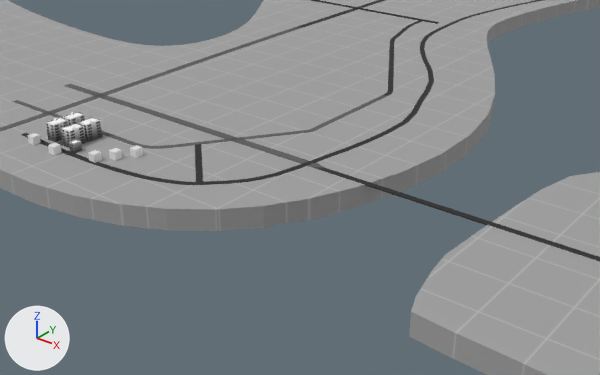
An edit to the Blender file .src/models/mapnew.blend, drawn before and after from the same camera.
One viewpoint serves both versions: a camera (50 mm lens) standing at (157.5, -114.9, 79.0) and looking at (61.2, 5.4, 4.4). Every picture has the same lights, and +X, +Y and +Z are marked at lower left.

Before the edit, the objects in view are built like this:
```python
me_apartmentbasic = bpy.data.meshes.new('ApartmentBasic')
me_apartmentbasic.from_pydata(...)  # 248 vertices, 182 faces; spans x -2.21..2.21, y -1.69..1.35, z 0.0..4.85
me_apartmentbasic.materials.append(mat_atlasmat)
me_cube = bpy.data.meshes.new('Cube')
me_cube.from_pydata(...)  # 120 vertices, 72 faces; spans x -1.02..1.34, y -0.87..0.87, z 0.0..2.41
me_cube.materials.append(mat_atlasmat)
me_groundmesh = bpy.data.meshes.new('GroundMesh')
me_groundmesh.from_pydata(...)  # 1262 vertices, 1008 faces; spans x -1228.0..1784.0, y -756.0..2060.0, z -1.0
me_groundmesh.materials.append(mat_gridmat)
ob_buildingapt = bpy.data.objects.new('BuildingApt', me_apartmentbasic)
ob_buildingapt.location = (-5.6, -5.0, 1.5)
ob_buildingapt.rotation_euler = (0.0, 0.0, 1.571)  # degrees (0, 0, 90)
ob_buildingapt_001 = bpy.data.objects.new('BuildingApt.001', me_apartmentbasic)
ob_buildingapt_001.location = (-5.6, 0.0, 1.5)
ob_buildingapt_001.rotation_euler = (0.0, 0.0, 1.571)  # degrees (0, 0, 90)
ob_buildingapt_002 = bpy.data.objects.new('BuildingApt.002', me_apartmentbasic)
ob_buildingapt_002.location = (0.7, 0.0, 1.5)
ob_buildingapt_002.rotation_euler = (0.0, 0.0, 4.712)  # degrees (0, 0, 270)
ob_buildingapt_003 = bpy.data.objects.new('BuildingApt.003', me_apartmentbasic)
ob_buildingapt_003.location = (0.7, -5.0, 1.5)
ob_buildingapt_003.rotation_euler = (0.0, 0.0, 4.712)  # degrees (0, 0, 270)
ob_buildingsmalla = bpy.data.objects.new('BuildingSmallA', me_cube)
ob_buildingsmalla.location = (4.0, -7.3, 1.4)
ob_buildingsmalla.rotation_euler = (0.0, 0.0, 1.571)  # degrees (0, 0, 90)
ob_mapground = bpy.data.objects.new('MapGround', me_groundmesh)
ob_mapground.location = (8.0, -11.0, 1.9)
_m = ob_mapground.modifiers.new('Solidify', 'SOLIDIFY')
_m.thickness = 5.0
# also in view: 'MapRoads' at (33.9, 223.7, 1.5)
```
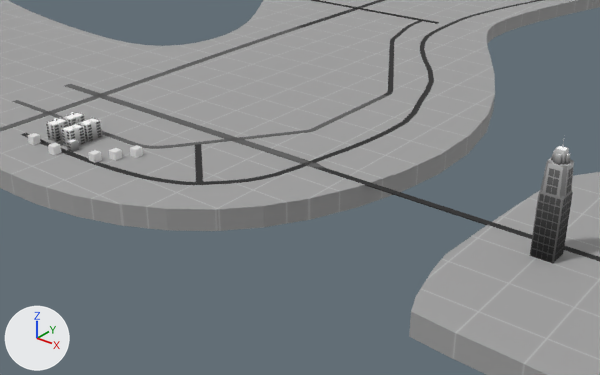
Pixel boxes (x1, y1, x2, y2) of what changed, in the pictures (600 x 375 px):
'SkyscraperGroupA', added
    after: (530, 140, 574, 264)
'BuildingApt.003', moved
    before: (61, 123, 86, 148)
    after: (61, 123, 86, 146)
'BuildingApt.002', moved
    both: (78, 117, 103, 142)
'BuildingApt', moved
    both: (46, 117, 69, 142)
'BuildingApt.001', moved
    before: (63, 112, 85, 125)
    after: (63, 112, 86, 125)
'BuildingSmallA', moved
    before: (69, 140, 82, 153)
    after: (66, 138, 79, 152)

Patch to the scene script:
```diff
--- a/.src/models/mapnew.blend.py
+++ b/.src/models/mapnew.blend.py
@@ me_skyscrapergroupamesh @@
+me_skyscrapergroupamesh.from_pydata(...)  # 194 vertices, 61 faces; spans x -0.1..2.3, y -2.3..0.0, z 0.0..23.5
+me_skyscrapergroupamesh.materials.append(mat_atlasmat)
@@ ob_buildingapt @@
 ob_buildingapt = bpy.data.objects.new('BuildingApt', me_apartmentbasic)
-ob_buildingapt.location = (-5.6, -5.0, 1.5)
+ob_buildingapt.location = (-5.6, -5.0, 1.4)
 ob_buildingapt.rotation_euler = (0.0, 0.0, 1.571)  # degrees (0, 0, 90)
@@ ob_buildingapt_001 @@
 ob_buildingapt_001 = bpy.data.objects.new('BuildingApt.001', me_apartmentbasic)
-ob_buildingapt_001.location = (-5.6, 0.0, 1.5)
+ob_buildingapt_001.location = (-5.6, 0.0, 1.4)
 ob_buildingapt_001.rotation_euler = (0.0, 0.0, 1.571)  # degrees (0, 0, 90)
@@ ob_buildingapt_002 @@
 ob_buildingapt_002 = bpy.data.objects.new('BuildingApt.002', me_apartmentbasic)
-ob_buildingapt_002.location = (0.7, 0.0, 1.5)
+ob_buildingapt_002.location = (0.7, 0.0, 1.4)
 ob_buildingapt_002.rotation_euler = (0.0, 0.0, 4.712)  # degrees (0, 0, 270)
@@ ob_buildingapt_003 @@
 ob_buildingapt_003 = bpy.data.objects.new('BuildingApt.003', me_apartmentbasic)
-ob_buildingapt_003.location = (0.7, -5.0, 1.5)
+ob_buildingapt_003.location = (0.7, -5.0, 1.4)
 ob_buildingapt_003.rotation_euler = (0.0, 0.0, 4.712)  # degrees (0, 0, 270)
@@ ob_buildingsmalla @@
 ob_buildingsmalla = bpy.data.objects.new('BuildingSmallA', me_cube)
-ob_buildingsmalla.location = (4.0, -7.3, 1.4)
+ob_buildingsmalla.location = (3.1, -7.3, 1.4)
 ob_buildingsmalla.rotation_euler = (0.0, 0.0, 1.571)  # degrees (0, 0, 90)
@@ ob_skyscrapergroupa @@
+ob_skyscrapergroupa = bpy.data.objects.new('SkyscraperGroupA', me_skyscrapergroupamesh)
+ob_skyscrapergroupa.location = (110.2, 16.3, 1.4)
+_m = ob_skyscrapergroupa.modifiers.new('Mirror', 'MIRROR')
+_m.use_axis = (True, True, False)
```
